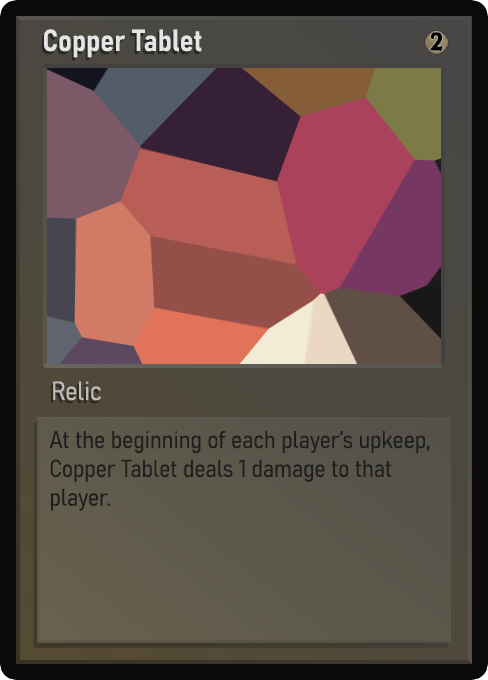
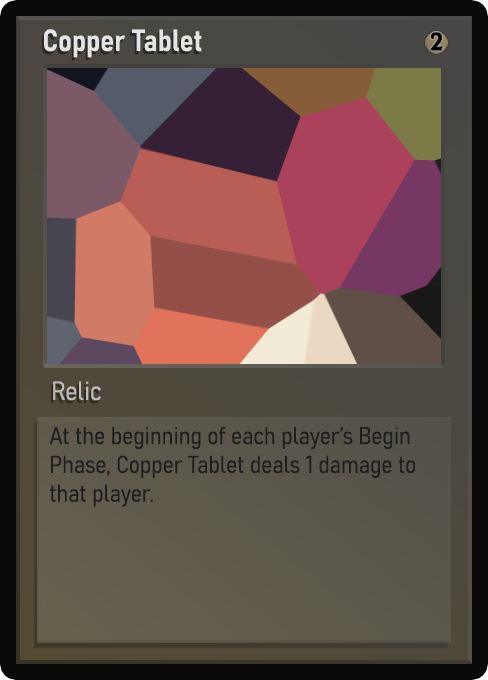
Before/after of a (488, 680) layered artwork. What changed in the layer stack:
painted on "Desc_norm" over [49, 427, 430, 511]
